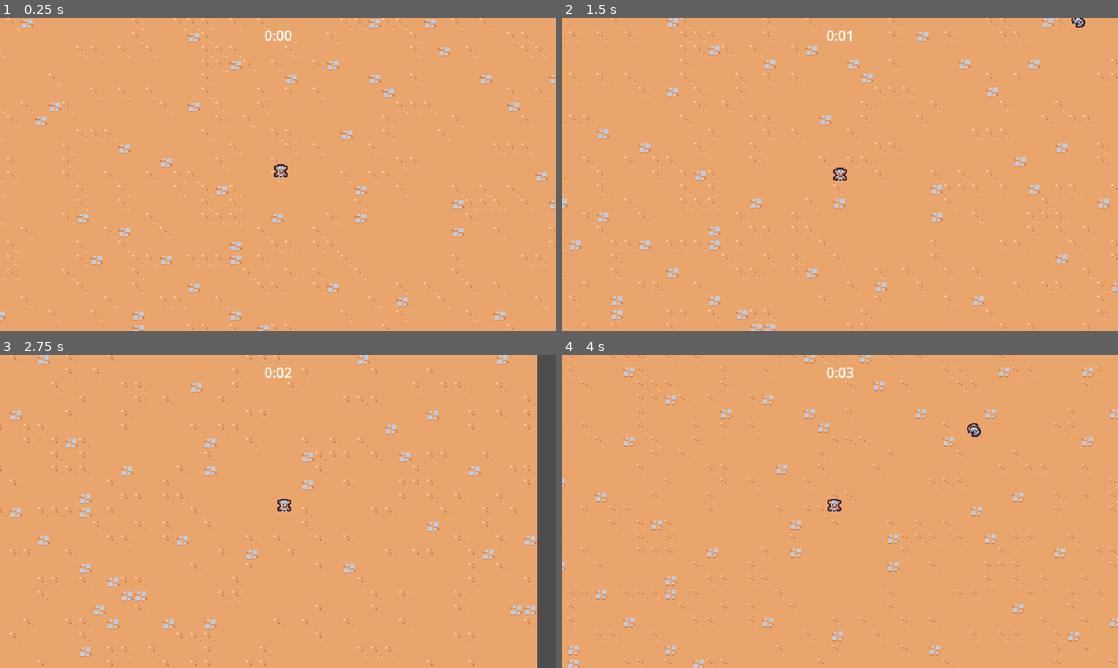
Above: before the commit, frames 1-4 (two rows, left to right).
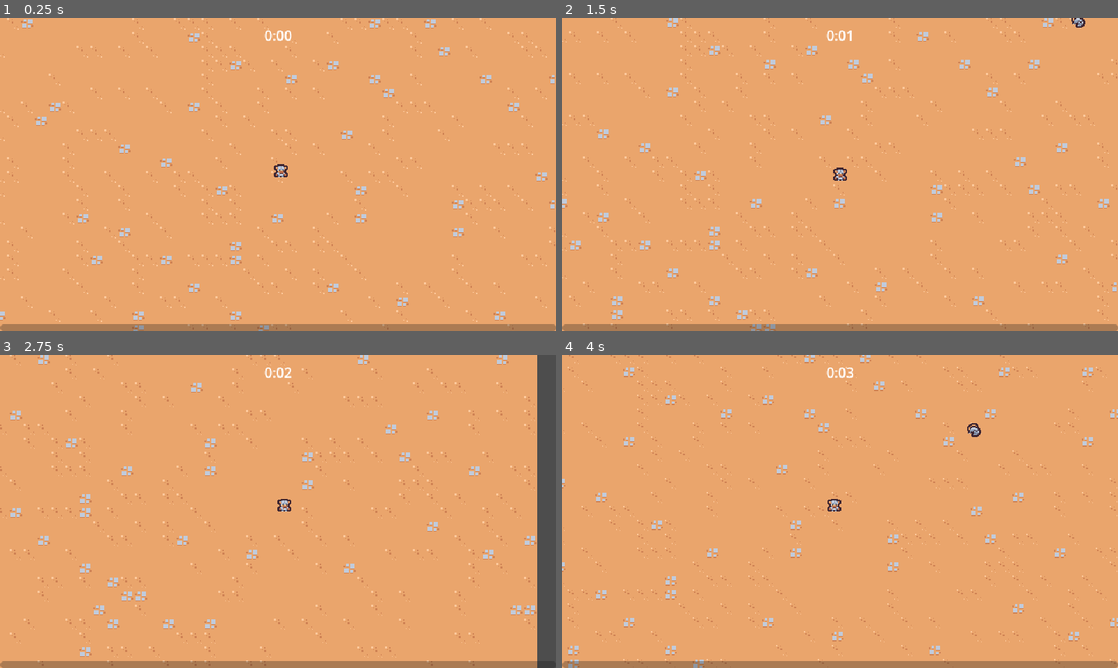
Above: after the commit, the same moments.

Repository: michaelbentley95/2dsurvivorscourse
Game: Godot game, scene res://scenes/main/main.tscn
Same seed, same stepped clock (60 frames per second), same inputs: the game is played once before the commit and once after it.
Inputs:
- Up to frame 1 (0.25 s): no input
- Up to frame 2 (1.5 s): hold Right (move_right) 0.53-1.28 s; hold Down (move_down) from 1.28 s (still down)
- Up to frame 3 (2.75 s): release Down (move_down) at 2.03 s; hold Right (move_right) from 2.03 s (still down)
- Up to frame 4 (4 s): release Right (move_right) at 2.78 s; hold Up (move_up) 2.78-3.53 s; hold Left (move_left) from 3.53 s (still down)

The runs differ from the first frame. In frame 1, 2.2% of the frame differs, in the area x 0-100%, y 97-100%; in frame 2, 2.2%; in frame 3, 2.1%; in frame 4, 2.2%.

Commit message:
Implement experience bar

Diff:
--- a/scenes/game_object/basic_enemy/basic_enemy.gd
+++ b/scenes/game_object/basic_enemy/basic_enemy.gd
@@ -1,8 +1,6 @@
 extends CharacterBody2D
 
 const MAX_SPEED = 40
-
-@onready var health_component: HealthComponent = $HealthComponent
 
 
 # Called every frame. 'delta' is the elapsed time since the previous frame.
--- a/scenes/main/main.tscn
+++ b/scenes/main/main.tscn
@@ -1,10 +1,11 @@
-[gd_scene load_steps=8 format=4 uid="uid://c76y565o8hfem"]
+[gd_scene load_steps=9 format=4 uid="uid://c76y565o8hfem"]
 
 [ext_resource type="PackedScene" uid="uid://d4dswlajewgkl" path="res://scenes/ui/arena_time_ui.tscn" id="1_6q06x"]
 [ext_resource type="PackedScene" uid="uid://y30u0a43pem0" path="res://scenes/game_object/player/player.tscn" id="1_hyk8p"]
 [ext_resource type="TileSet" uid="uid://bp6ps2lxp0cl6" path="res://resources/tileset.tres" id="1_iuonh"]
 [ext_resource type="PackedScene" uid="uid://b6x62e3enh416" path="res://scenes/game_object/game_camera/game_camera.tscn" id="1_k2fmo"]
 [ext_resource type="PackedScene" uid="uid://bx07sw6uv4o4d" path="res://scenes/manager/enemy_manager.tscn" id="1_l3cfh"]
+[ext_resource type="PackedScene" uid="uid://tjslc2q12p23" path="res://scenes/ui/experience_bar.tscn" id="2_yyfjg"]
 [ext_resource type="PackedScene" uid="uid://b3yawov3a0wg5" path="res://scenes/manager/experience_manager.tscn" id="4_yyfjg"]
 [ext_resource type="PackedScene" uid="uid://d1m08u8m14keh" path="res://scenes/manager/arena_time_manager.tscn" id="6_ow5a4"]
 
@@ -12,6 +13,9 @@
 
 [node name="ArenaTimeUI" parent="." node_paths=PackedStringArray("arena_time_manager") instance=ExtResource("1_6q06x")]
 arena_time_manager = NodePath("../ArenaTimeManager")
+
+[node name="ExperienceBar" parent="." node_paths=PackedStringArray("experience_manager") instance=ExtResource("2_yyfjg")]
+experience_manager = NodePath("../ExperienceManager")
 
 [node name="ArenaTimeManager" parent="." instance=ExtResource("6_ow5a4")]
 
--- a/scenes/manager/experience_manager.gd
+++ b/scenes/manager/experience_manager.gd
@@ -1,10 +1,21 @@
 extends Node
+class_name ExperienceManager
+
+signal experience_updated(current_experience: float, target_experience: float)
+
+const TARGET_EXPERIENCE_GROWTH = 5
 
 var current_experience = 0
+var current_level = 1
+var target_experience = 5
 
 func _ready():
 	GameEvents.experience_orb_collected.connect(increment_experience)
 
 func increment_experience(gained_experience: float):
-	current_experience += gained_experience
-	print(current_experience)
+	current_experience = min(current_experience + gained_experience, target_experience)
+	if current_experience == target_experience:
+		current_level += 1
+		target_experience += TARGET_EXPERIENCE_GROWTH
+		current_experience = 0
+	experience_updated.emit(current_experience, target_experience)
--- /dev/null
+++ b/scenes/ui/experience_bar.gd
@@ -0,0 +1,11 @@
+extends CanvasLayer
+
+@onready var progress_bar = $MarginContainer/ProgressBar
+
+@export var experience_manager: ExperienceManager
+
+func _ready():
+	experience_manager.experience_updated.connect(on_experience_updated)
+
+func on_experience_updated(current_experience: float, target_experience: float):
+	progress_bar.value = current_experience / target_experience
--- /dev/null
+++ b/scenes/ui/experience_bar.tscn
@@ -0,0 +1,22 @@
+[gd_scene load_steps=2 format=3 uid="uid://tjslc2q12p23"]
+
+[ext_resource type="Script" uid="uid://dk515b31v5xsw" path="res://scenes/ui/experience_bar.gd" id="1_r233f"]
+
+[node name="ExperienceBar" type="CanvasLayer"]
+script = ExtResource("1_r233f")
+
+[node name="MarginContainer" type="MarginContainer" parent="."]
+anchors_preset = 15
+anchor_right = 1.0
+anchor_bottom = 1.0
+grow_horizontal = 2
+grow_vertical = 2
+mouse_filter = 2
+
+[node name="ProgressBar" type="ProgressBar" parent="MarginContainer"]
+custom_minimum_size = Vector2(0, 8)
+layout_mode = 2
+size_flags_vertical = 8
+mouse_filter = 2
+max_value = 1.0
+show_percentage = false
Not shown, added: scenes/ui/experience_bar.gd.uid
